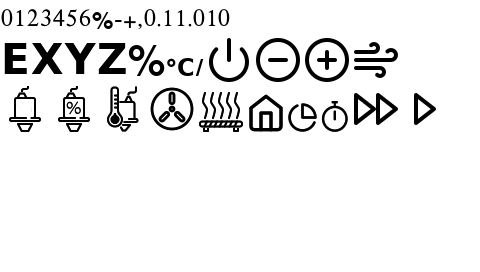
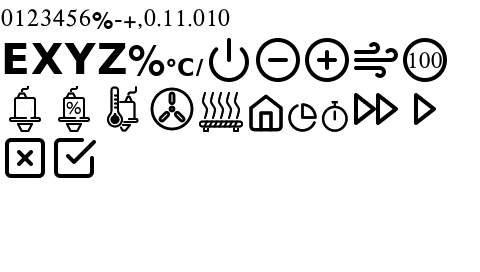
Layer changes from the first 480 × 272 image to the second:
added group "070-icon-printer-icon-circle-100" with 3 layers above "071-icon-printer-icon-yes" over (403, 38, 447, 82)
added layer "circle.svg" in group "070-icon-printer-icon-circle-100" over (403, 38, 447, 82)
added layer "100" in group "070-icon-printer-icon-circle-100" over (409, 52, 442, 68)
added layer "circle.svg copy" in group "070-icon-printer-icon-circle-100" over (403, 38, 447, 82)
added group "071-icon-printer-icon-yes" with 2 layers above "072-icon-printer-icon-no" over (54, 138, 96, 178)
added layer "check-square.svg" in group "071-icon-printer-icon-yes" over (54, 138, 96, 178)
added layer "check-square.svg copy" in group "071-icon-printer-icon-yes" over (54, 138, 96, 178)
added group "072-icon-printer-icon-no" with 2 layers above "Layer" over (5, 138, 45, 178)
added layer "x-square.svg" in group "072-icon-printer-icon-no" over (5, 138, 45, 178)
added layer "x-square.svg copy" in group "072-icon-printer-icon-no" over (5, 138, 45, 178)
